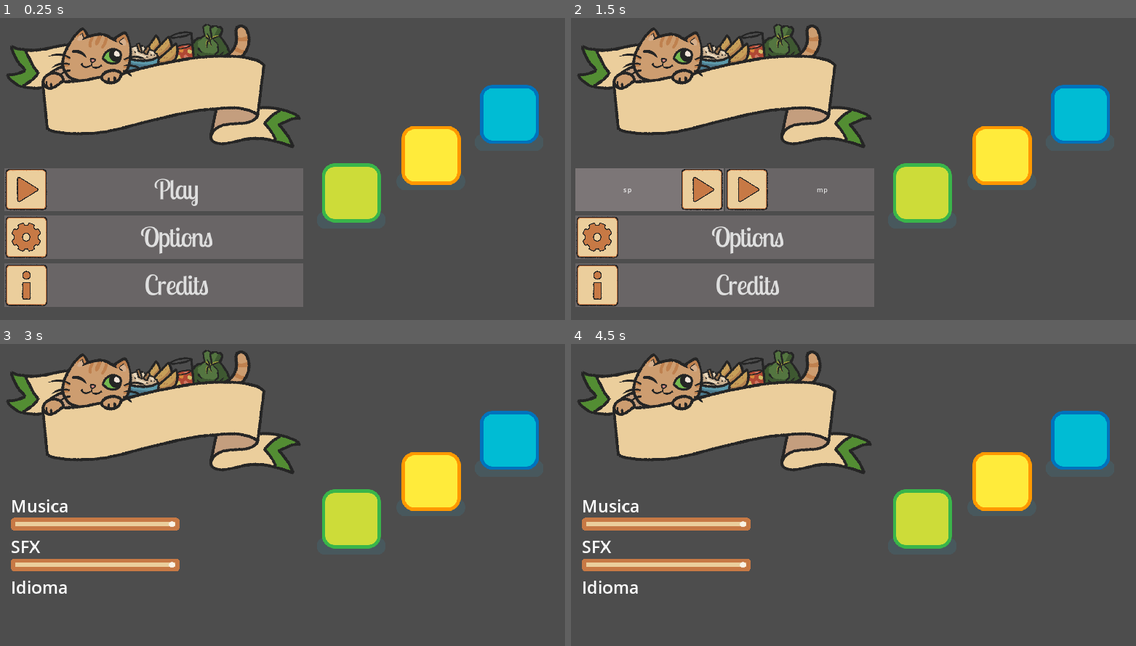
Above: before the commit, frames 1-4 (two rows, left to right).
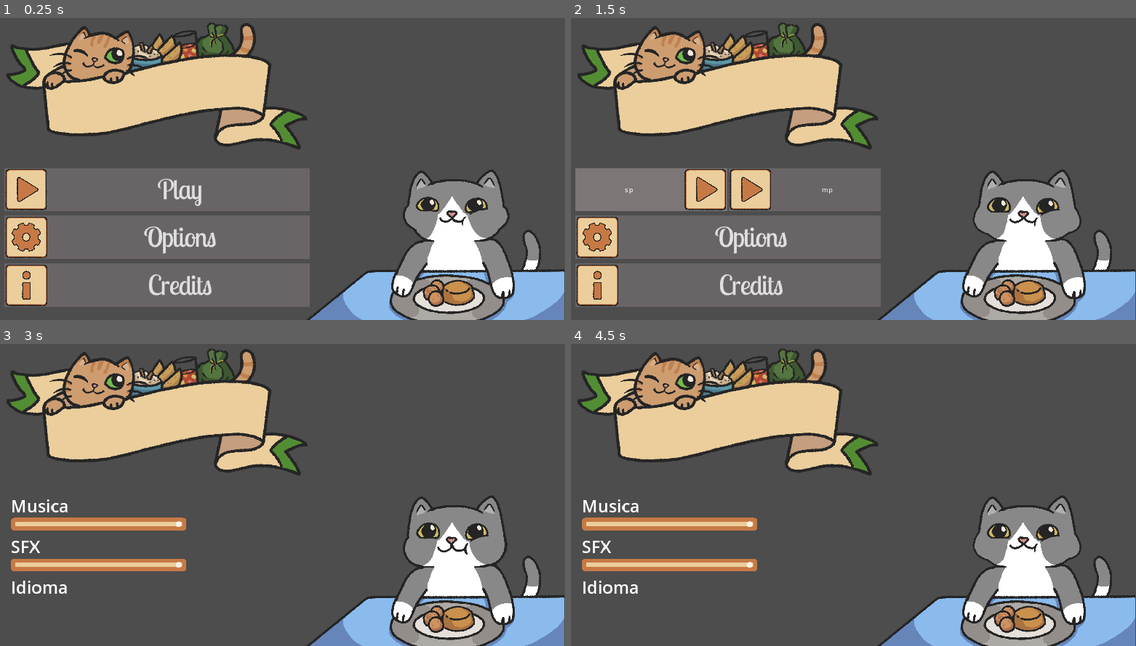
Above: after the commit, the same moments.

Repository: soetgdeznsgk/GGJ24---Fat-Cat-Fest
Game: Godot game, scene res://Escenas/Menus/menu_principal.tscn
Same seed, same stepped clock (60 frames per second), same inputs: the game is played once before the commit and once after it.
Inputs (mouse positions are in pixels of both pictures, inside the frame that each line leads up to):
- Up to frame 1 (0.25 s): no input
- Up to frame 2 (1.5 s): click "Play" at 0.5 s; click "sp" at 1.25 s
- Up to frame 3 (3 s): click "mp" at 2 s; click "Options" at 2.75 s
- Up to frame 4 (4.5 s): tap Enter (ui_accept) at 3.5, 3.77, 4.25 s; move the mouse to (972, 467) at 3.52 s; hold Right (DerechaPj1) 3.53-4.28 s; tap S (AbajoPj2) at 3.6 s; click (972, 467) at 3.67 s; move the mouse to (729, 498) at 4.27 s; hold Down (AbajoPj1) from 4.28 s (still down); tap W (ArribaPj2) at 4.35 s

The runs differ from the first frame. In frame 1, 24% of the frame differs, in the area x 1-100%, y 1-100%; in frame 2, 24%; in frame 3, 22%; in frame 4, 22%.

Commit message:
Gif menu

Diff:
--- /dev/null
+++ b/Escenas/Menus/GatoGif.gd
@@ -0,0 +1,8 @@
+extends AnimatedSprite2D
+
+@onready var gatoGif = $GatoGif
+
+# Called when the node enters the scene tree for the first time.
+func _ready():
+	gatoGif.play("Eat")
+	pass # Replace with function body.
--- a/Escenas/Menus/menu_principal.gd
+++ b/Escenas/Menus/menu_principal.gd
@@ -3,6 +3,7 @@
 var bg_music := AudioStreamPlayer.new()
 var noMouse = false
 var mousePos : Vector2
+@onready var gatoGif = $MenuPrincipal/HBoxContainer/CenterContainer/GatoGif
 
 # Called when the node enters the scene tree for the first time.
 func _ready():
@@ -10,6 +11,7 @@
 	bg_music.autoplay = true
 	bg_music.bus = "Music"
 	add_child(bg_music)
+	gatoGif.play("Eat")
 
 #AÑADIR ESTO A CREDITOS EPIC MUSICA
 
--- a/Escenas/Menus/menu_principal.tscn
+++ b/Escenas/Menus/menu_principal.tscn
@@ -6,8 +6,19 @@
 [ext_resource type="PackedScene" uid="uid://kcqxgo84fi45" path="res://Escenas/Menus/Buttons/button_anim.tscn" id="4_cnkgm"]
 [ext_resource type="Texture2D" uid="uid://dxkx5w2qurkf3" path="res://Escenas/Menus/Buttons/OptionsButton.png" id="4_gf66w"]
 [ext_resource type="Texture2D" uid="uid://c7ru10qr3mnrv" path="res://Escenas/Menus/Buttons/InfoButton.png" id="5_j1sg3"]
-[ext_resource type="Texture2D" uid="uid://2w4i8bs40b7c" path="res://Escenas/Menus/Placeholders/characters.png" id="5_msp6e"]
 [ext_resource type="PackedScene" uid="uid://dldomgejvinaf" path="res://Escenas/Menus/Buttons/button_play_loquisimo.tscn" id="7_ok2fb"]
+[ext_resource type="Texture2D" uid="uid://cm6j5vcnxq6rx" path="res://Sprites/Gatos/GatoMenu/GatoMenu_0000.png" id="8_33lqp"]
+[ext_resource type="Texture2D" uid="uid://ymdvj5rbfrom" path="res://Sprites/Gatos/GatoMenu/GatoMenu_0001.png" id="9_4mylu"]
+[ext_resource type="Texture2D" uid="uid://cko7qdpjm2shp" path="res://Sprites/Gatos/GatoMenu/GatoMenu_0002.png" id="10_lymja"]
+[ext_resource type="Texture2D" uid="uid://b4e8p240jvkcc" path="res://Sprites/Gatos/GatoMenu/GatoMenu_0003.png" id="11_c5trp"]
+[ext_resource type="Texture2D" uid="uid://bjuakr1esl2db" path="res://Sprites/Gatos/GatoMenu/GatoMenu_0004.png" id="12_yvj5k"]
+[ext_resource type="Texture2D" uid="uid://cu8ihu268drfj" path="res://Sprites/Gatos/GatoMenu/GatoMenu_0005.png" id="13_dneix"]
+[ext_resource type="Texture2D" uid="uid://sadnih3iylgi" path="res://Sprites/Gatos/GatoMenu/GatoMenu_0006.png" id="14_t50se"]
+[ext_resource type="Texture2D" uid="uid://blay5roeuvwla" path="res://Sprites/Gatos/GatoMenu/GatoMenu_0007.png" id="15_h1gip"]
+[ext_resource type="Texture2D" uid="uid://sqy5qjj17ad5" path="res://Sprites/Gatos/GatoMenu/GatoMenu_0008.png" id="16_jaw8e"]
+[ext_resource type="Texture2D" uid="uid://jsp1brrwdxu7" path="res://Sprites/Gatos/GatoMenu/GatoMenu_0009.png" id="17_pokp8"]
+[ext_resource type="Texture2D" uid="uid://d0fmw3oywajax" path="res://Sprites/Gatos/GatoMenu/GatoMenu_0010.png" id="18_m2i7m"]
+[ext_resource type="Texture2D" uid="uid://d2scq3mwqpuwh" path="res://Sprites/Gatos/GatoMenu/GatoMenu_0011.png" id="19_uxlfc"]
 
 [sub_resource type="StyleBoxEmpty" id="StyleBoxEmpty_76xur"]
 
@@ -40,6 +51,50 @@
 [sub_resource type="StyleBoxFlat" id="StyleBoxFlat_dstja"]
 bg_color = Color(0.631373, 0.588235, 0.596078, 0.341176)
 
+[sub_resource type="SpriteFrames" id="SpriteFrames_2evkp"]
+animations = [{
+"frames": [{
+"duration": 1.0,
+"texture": ExtResource("8_33lqp")
+}, {
+"duration": 1.0,
+"texture": ExtResource("9_4mylu")
+}, {
+"duration": 1.0,
+"texture": ExtResource("10_lymja")
+}, {
+"duration": 1.0,
+"texture": ExtResource("11_c5trp")
+}, {
+"duration": 1.0,
+"texture": ExtResource("12_yvj5k")
+}, {
+"duration": 1.0,
+"texture": ExtResource("13_dneix")
+}, {
+"duration": 1.0,
+"texture": ExtResource("14_t50se")
+}, {
+"duration": 1.0,
+"texture": ExtResource("15_h1gip")
+}, {
+"duration": 1.0,
+"texture": ExtResource("16_jaw8e")
+}, {
+"duration": 1.0,
+"texture": ExtResource("17_pokp8")
+}, {
+"duration": 1.0,
+"texture": ExtResource("18_m2i7m")
+}, {
+"duration": 1.0,
+"texture": ExtResource("19_uxlfc")
+}],
+"loop": true,
+"name": &"Eat",
+"speed": 20.0
+}]
+
 [node name="Control" type="Control"]
 layout_mode = 3
 anchors_preset = 15
@@ -65,14 +120,13 @@
 metadata/_edit_lock_ = true
 
 [node name="HBoxContainer" type="HBoxContainer" parent="MenuPrincipal"]
-clip_contents = true
 layout_mode = 2
 theme_override_constants/separation = 32
 
 [node name="VBoxContainer" type="VBoxContainer" parent="MenuPrincipal/HBoxContainer"]
 layout_mode = 2
 size_flags_horizontal = 3
-size_flags_stretch_ratio = 2.0
+size_flags_stretch_ratio = 1.39
 alignment = 1
 
 [node name="Logo" type="TextureRect" parent="MenuPrincipal/HBoxContainer/VBoxContainer"]
@@ -165,9 +219,13 @@
 layout_mode = 2
 size_flags_horizontal = 3
 
-[node name="Imagen" type="TextureRect" parent="MenuPrincipal/HBoxContainer/CenterContainer"]
-layout_mode = 2
-texture = ExtResource("5_msp6e")
+[node name="GatoGif" type="AnimatedSprite2D" parent="MenuPrincipal/HBoxContainer/CenterContainer"]
+z_index = -2
+position = Vector2(86, 469)
+scale = Vector2(0.5, 0.5)
+sprite_frames = SubResource("SpriteFrames_2evkp")
+animation = &"Eat"
+frame_progress = 0.409295
 
 [connection signal="pressed" from="MenuPrincipal/HBoxContainer/VBoxContainer/MainVBoxContainer/OptionsButton" to="." method="_on_option_button_pressed"]
 [connection signal="pressed" from="MenuPrincipal/HBoxContainer/VBoxContainer/MainVBoxContainer/CreditsButton" to="." method="_on_credits_button_pressed"]
Not shown: 1 places in Escenas/Menus/menu_principal.tscn that only renumber resources
Binary file added: Sprites/Gatos/GatoMenu/GatoMenu_0000.png
Not shown, added: Sprites/Gatos/GatoMenu/GatoMenu_0000.png.import
Binary file added: Sprites/Gatos/GatoMenu/GatoMenu_0001.png
Not shown, added: Sprites/Gatos/GatoMenu/GatoMenu_0001.png.import
Binary file added: Sprites/Gatos/GatoMenu/GatoMenu_0002.png
Not shown, added: Sprites/Gatos/GatoMenu/GatoMenu_0002.png.import
Binary file added: Sprites/Gatos/GatoMenu/GatoMenu_0003.png
Not shown, added: Sprites/Gatos/GatoMenu/GatoMenu_0003.png.import
Binary file added: Sprites/Gatos/GatoMenu/GatoMenu_0004.png
Not shown, added: Sprites/Gatos/GatoMenu/GatoMenu_0004.png.import
Binary file added: Sprites/Gatos/GatoMenu/GatoMenu_0005.png
(and 13 more such lines)
